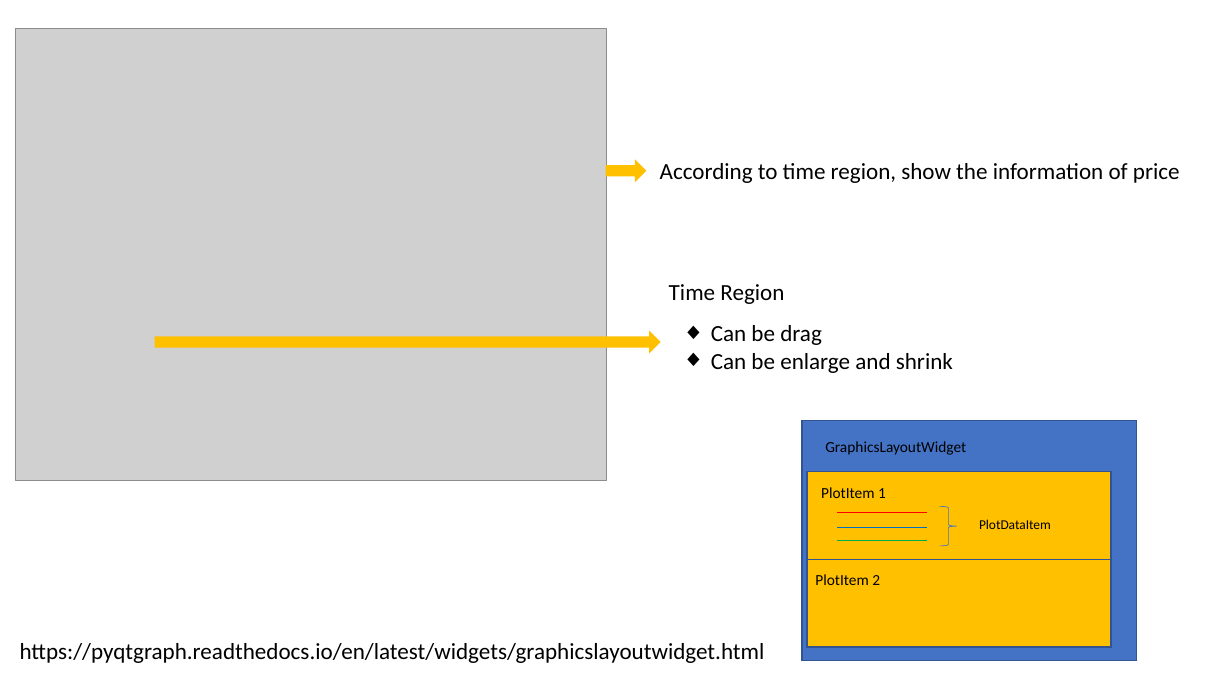
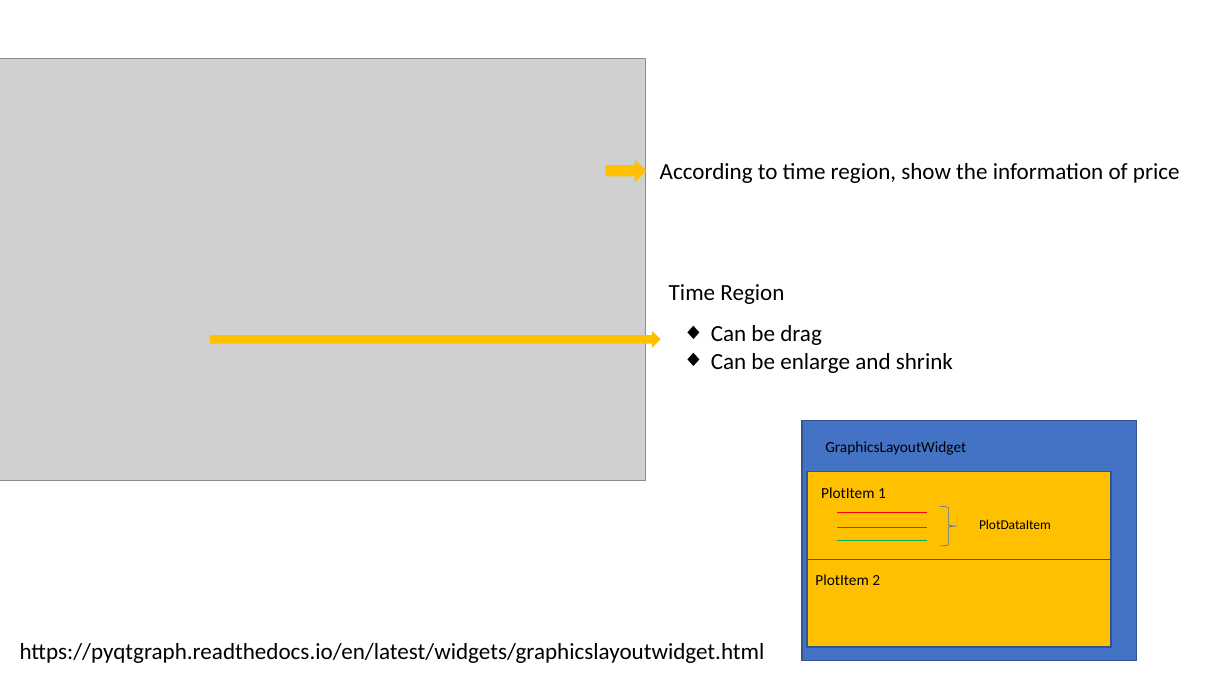
Before and after one commit to jaylion321/UITest, a slide deck: slide 2 of UIDesign.pptx. Drawn at 1232x693 pixels with LibreOffice and Linux fonts; fonts in the diff are those of the drawing; grey boxes stand for pictures. Boxes give left, top, right and bottom in pixels: in the first picture for what was removed or moved away, otherwise in the second. Text is boxed around its words. In the diff, an @@ line names an element or a change of style, - is before the commit and + after.

```diff
--- a/UIDesign.pptx
+++ b/UIDesign.pptx
@@ picture: place and size @@
-picture at [15, 29, 606, 481]
+picture at [0, 59, 645, 482]
@@ right arrow: place and size @@
-right arrow at [155, 332, 660, 351]
+right arrow at [211, 332, 660, 347]
```
Also in this commit, not shown: 1 other slide changed, 3 other files.
